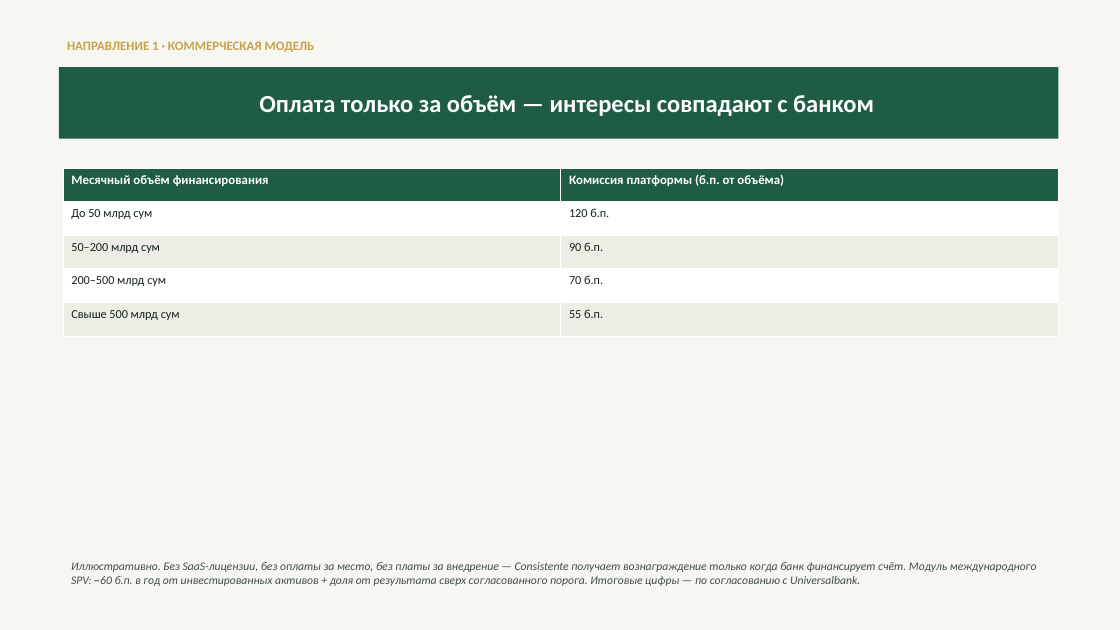
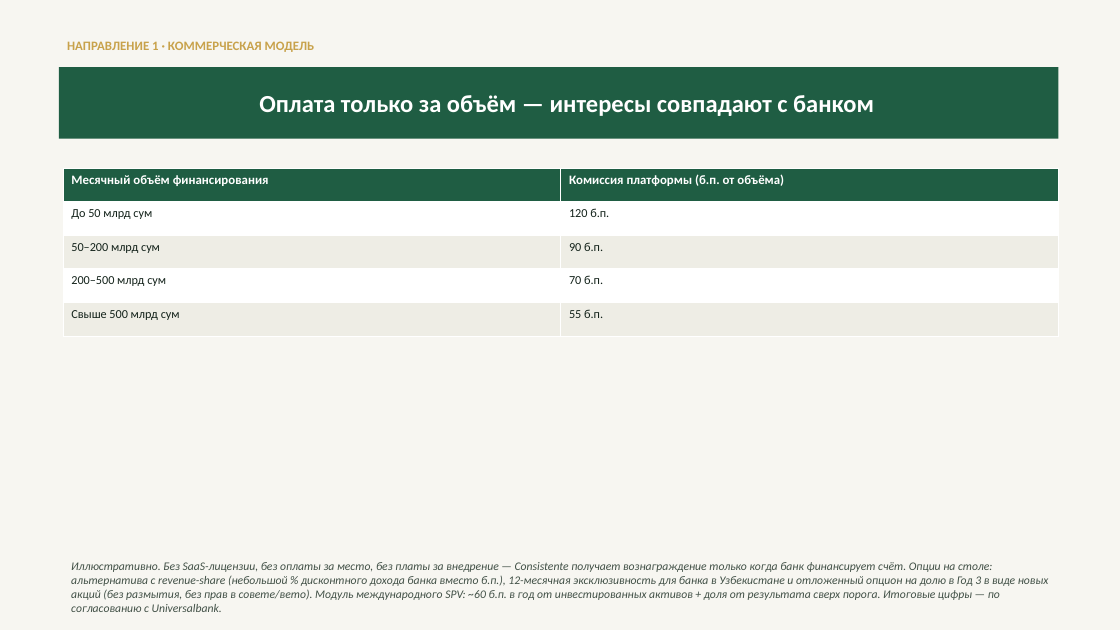
Before and after one commit to predictivelabsai/factorio, a slide deck: slide 13 of docs/universalbank_consistente_proposal_ru.pptx (slide 9 before the commit). Drawn at 1120x630 pixels with LibreOffice and Linux fonts; fonts in the diff are those of the drawing. Boxes give left, top, right and bottom in pixels: in the first picture for what was removed or moved away, otherwise in the second. Text is boxed around its words. In the diff, an @@ line names an element or a change of style, - is before the commit and + after.

```diff
--- a/docs/universalbank_consistente_proposal_ru.pptx
+++ b/docs/universalbank_consistente_proposal_ru.pptx
@@ text at [71,562,1048,612]: text changed @@
-Иллюстративно. Без SaaS-лицензии, без оплаты за место, без платы за внедрение — Consistente получает вознаграждение только когда банк финансирует счёт. Модуль международного SPV: ~60 б.п. в год от инвестированных активов + доля от результата сверх согласованного порога. Итоговые цифры — по согласованию с Universalbank.
+Иллюстративно. Без SaaS-лицензии, без оплаты за место, без платы за внедрение — Consistente получает вознаграждение только когда банк финансирует счёт. Опции на столе: альтернатива с revenue-share (небольшой % дисконтного дохода банка вместо б.п.), 12-месячная эксклюзивность для банка в Узбекистане и отложенный опцион на долю в Год 3 в виде новых акций (без размытия, без прав в совете/вето). Модуль международного SPV: ~60 б.п. в год от инвестированных активов + доля от результата сверх порога. Итоговые цифры — по согласованию с Universalbank.
```
Also in this commit, not shown: 2 other slides changed, 7 slides added, 1 slide removed, 33 other files.
